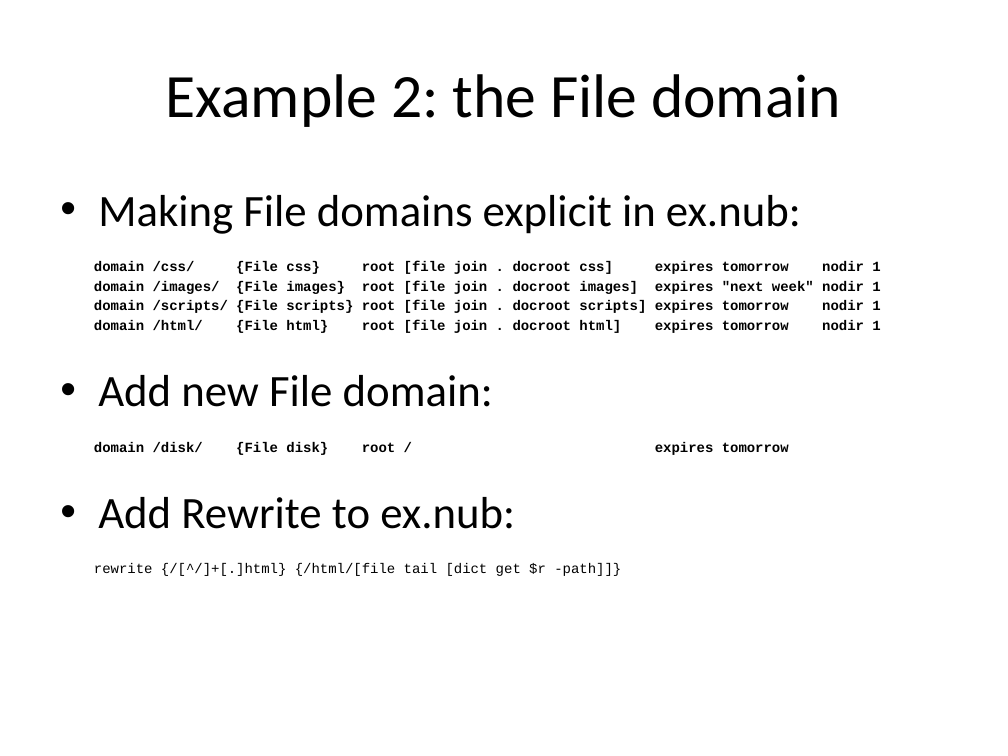
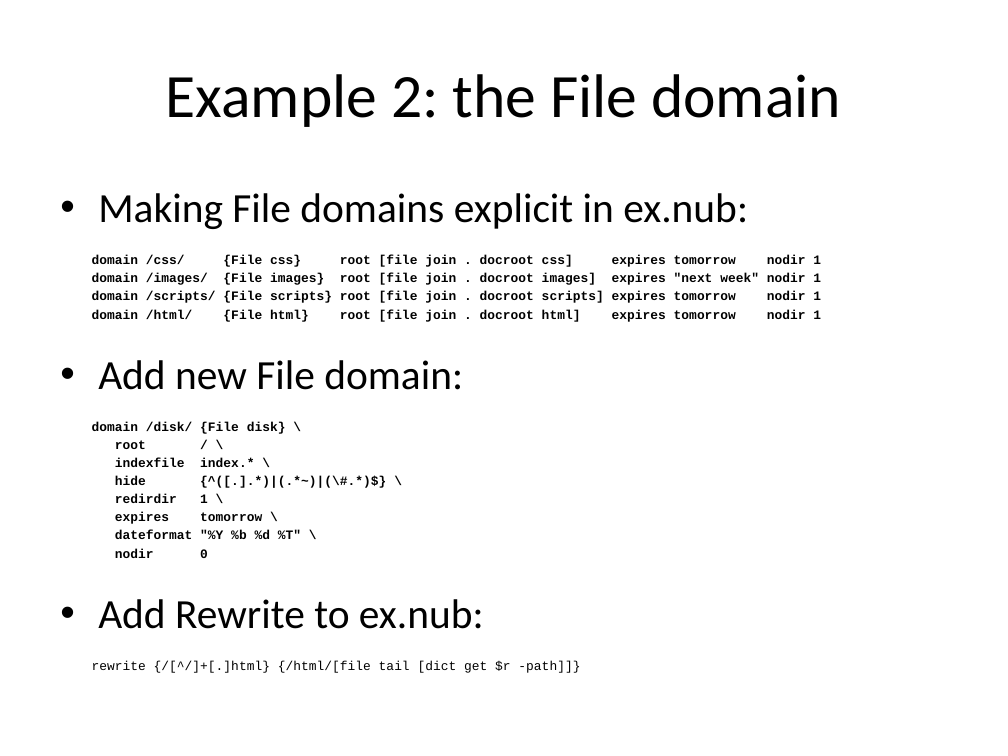
Before and after one commit to jdc8/wubwikit, a slide deck: slide 14 of wubexamples/Lets_Wub.pptx (slide 13 before the commit). Drawn at 1008x756 pixels with LibreOffice and Linux fonts; fonts in the diff are those of the drawing; background and template pictures are left out. Boxes give left, top, right and bottom in pixels: in the first picture for what was removed or moved away, otherwise in the second. Text is boxed around its words. In the diff, an @@ line names an element or a change of style, - is before the commit and + after.

```diff
--- a/wubexamples/Lets_Wub.pptx
+++ b/wubexamples/Lets_Wub.pptx
@@ text at [92,193,821,673]: size 32 to 29.6 pt in "Making File domains explicit in ex.nub:", "Add new File domain:", "Add Rewrite to ex.nub:"; size 10 to 9.2 pt in "domain /css/ {File css} root [file join ...", "domain /images/ {File images} root [file join ...", "domain /scripts/ {File scripts} root [file join ...", "domain /html/ {File html} root [file join ..." and 1 more places @@
@@ text at [92,422,301,558]: text changed; size 10 to 9.2 pt @@
-domain /disk/ {File disk} root / expires tomorrow
+domain /disk/ {File disk} \
+root / \
+indexfile index.* \
+hide {^([.].*)|(.*~)|(\#.*)$} \
+redirdir 1 \
+expires tomorrow \
+dateformat "%Y %b %d %T" \
+nodir 0
```
Also in this commit, not shown: 2 slides added.
